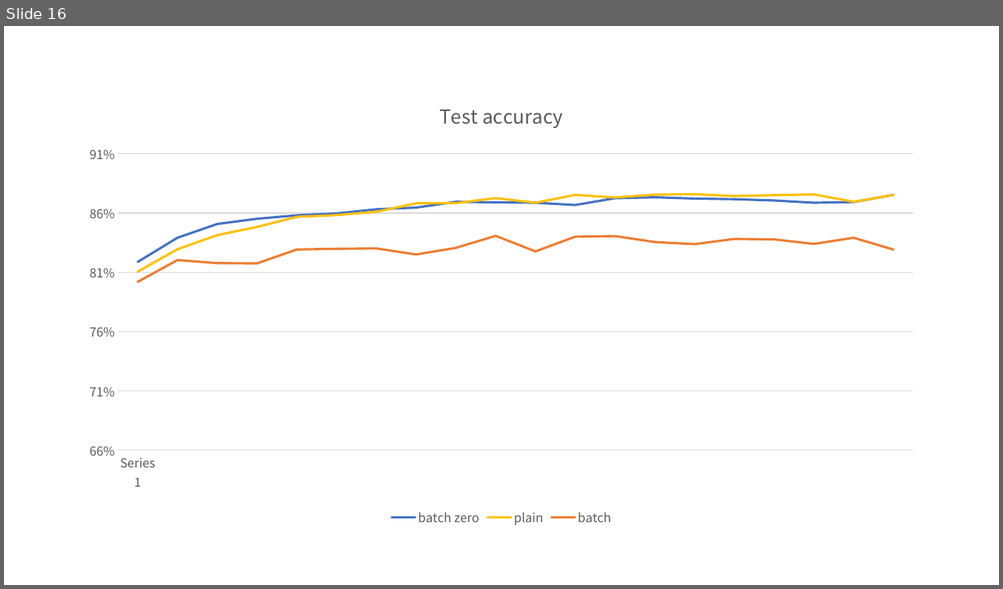
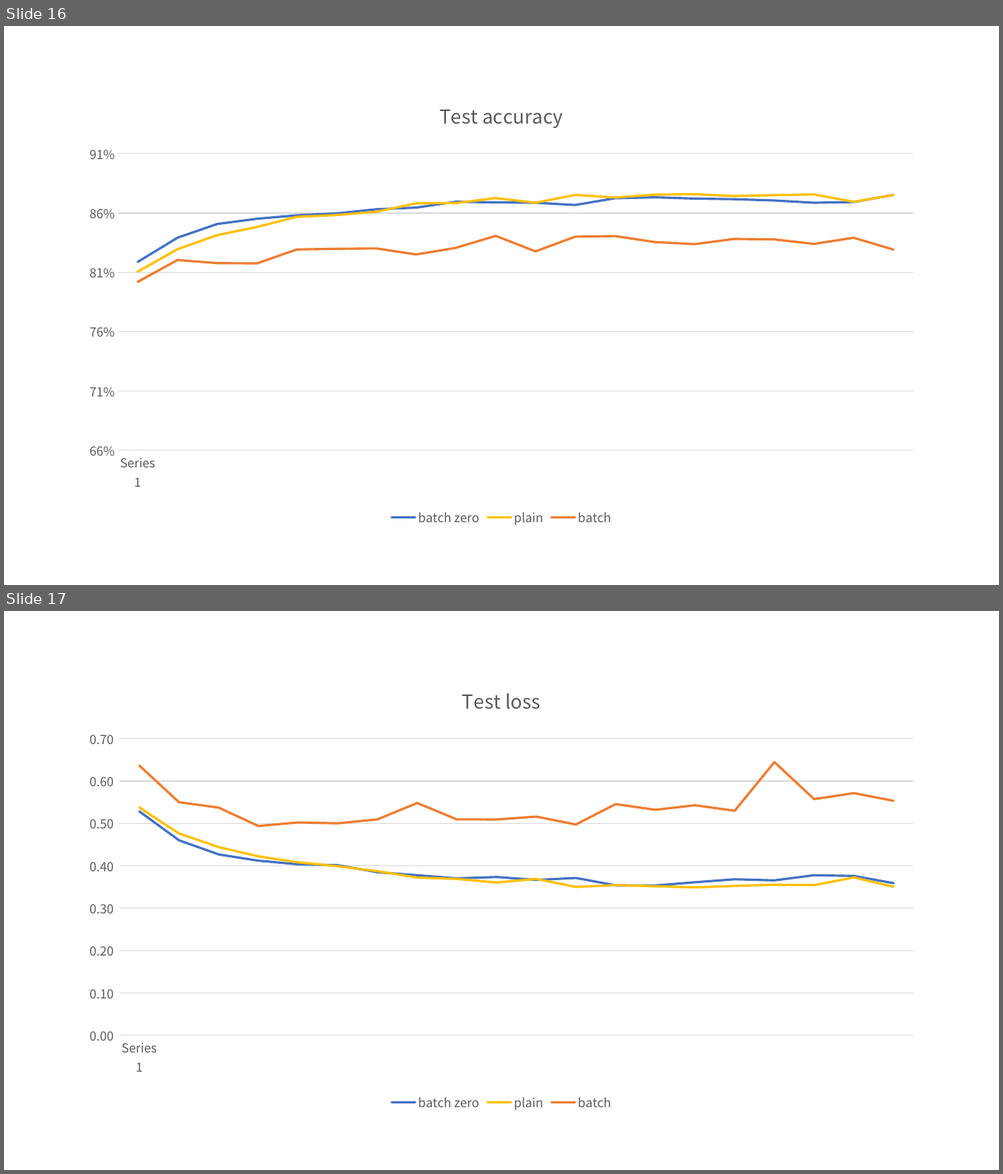
Before and after one commit to jannie601H/BatchCrypt, a slide deck: final_test_logs/data analyze.pptx. Shown one above the other, each under a label of ours: slide 16 before the commit, slides 16 and 17 after it. The pictures are 1003x589 and 1003x1174 pixels, drawn with LibreOffice and Linux fonts; fonts in the diff are those of the drawing. Boxes give left, top, right and bottom in pixels: in the first picture for what was removed or moved away, otherwise in the second. Text is boxed around its words. In the diff, an @@ line names an element or a change of style, - is before the commit and + after.

Commit message:
test loss

```diff
--- a/final_test_logs/data analyze.pptx
+++ b/final_test_logs/data analyze.pptx
@@ slide 17 added at [4,611,999,1170], background #FFFFFF @@
@@ line chart added at [73,669,930,1116] @@
+title "Test loss "
+categories: , , , , , , , , , , , , , , , , , , , 
+batch zero: 0.53, 0.46, 0.43, 0.41, 0.4, 0.4, 0.38, 0.38, 0.37, 0.37, 0.37, 0.37, 0.35, 0.35, 0.36, 0.37, 0.37, 0.38, 0.38, 0.36
+plain: 0.54, 0.48, 0.44, 0.42, 0.41, 0.4, 0.39, 0.37, 0.37, 0.36, 0.37, 0.35, 0.35, 0.35, 0.35, 0.35, 0.36, 0.35, 0.37, 0.35
+batch: 0.64, 0.55, 0.54, 0.49, 0.5, 0.5, 0.51, 0.55, 0.51, 0.51, 0.52, 0.5, 0.55, 0.53, 0.54, 0.53, 0.64, 0.56, 0.57, 0.55
```
Also in this commit, not shown: 1 slide changed.
